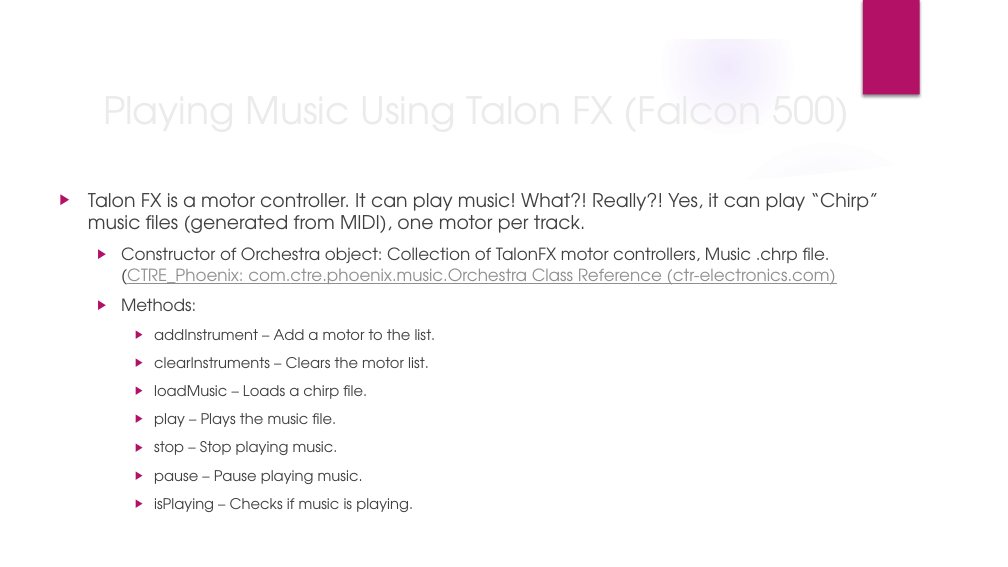
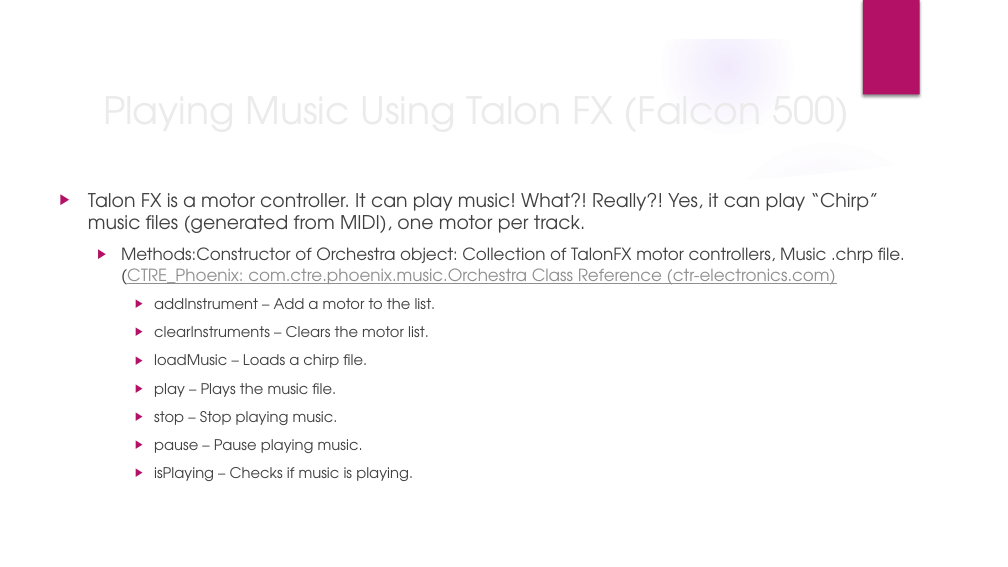
Before and after one commit to trc492/FrcProgrammingClass, a slide deck: slide 11 of Lesson6/AdvancedRoboticsLesson6.pptx. Drawn at 1008x567 pixels with LibreOffice and Linux fonts; fonts in the diff are those of the drawing; background and template pictures are left out. Boxes give left, top, right and bottom in pixels: in the first picture for what was removed or moved away, otherwise in the second. Text is boxed around its words. In the diff, an @@ line names an element or a change of style, - is before the commit and + after.

Commit message:
Updated

```diff
--- a/Lesson6/AdvancedRoboticsLesson6.pptx
+++ b/Lesson6/AdvancedRoboticsLesson6.pptx
@@ text at <box>121,247,905,285</box>: text changed @@
-  ▶ Constructor of Orchestra object: Collection of TalonFX motor controllers, Music .chrp file.
-    (CTRE_Phoenix: com.ctre.phoenix.music.Orchestra Class Reference (ctr-electronics.com)
-  ▶ Methods:
+  ▶ Methods:Constructor of Orchestra object: Collection of TalonFX motor controllers, Music .chrp file.
+    (CTRE_Phoenix: com.ctre.phoenix.music.Orchestra Class Reference (ctr-electronics.com)
```
